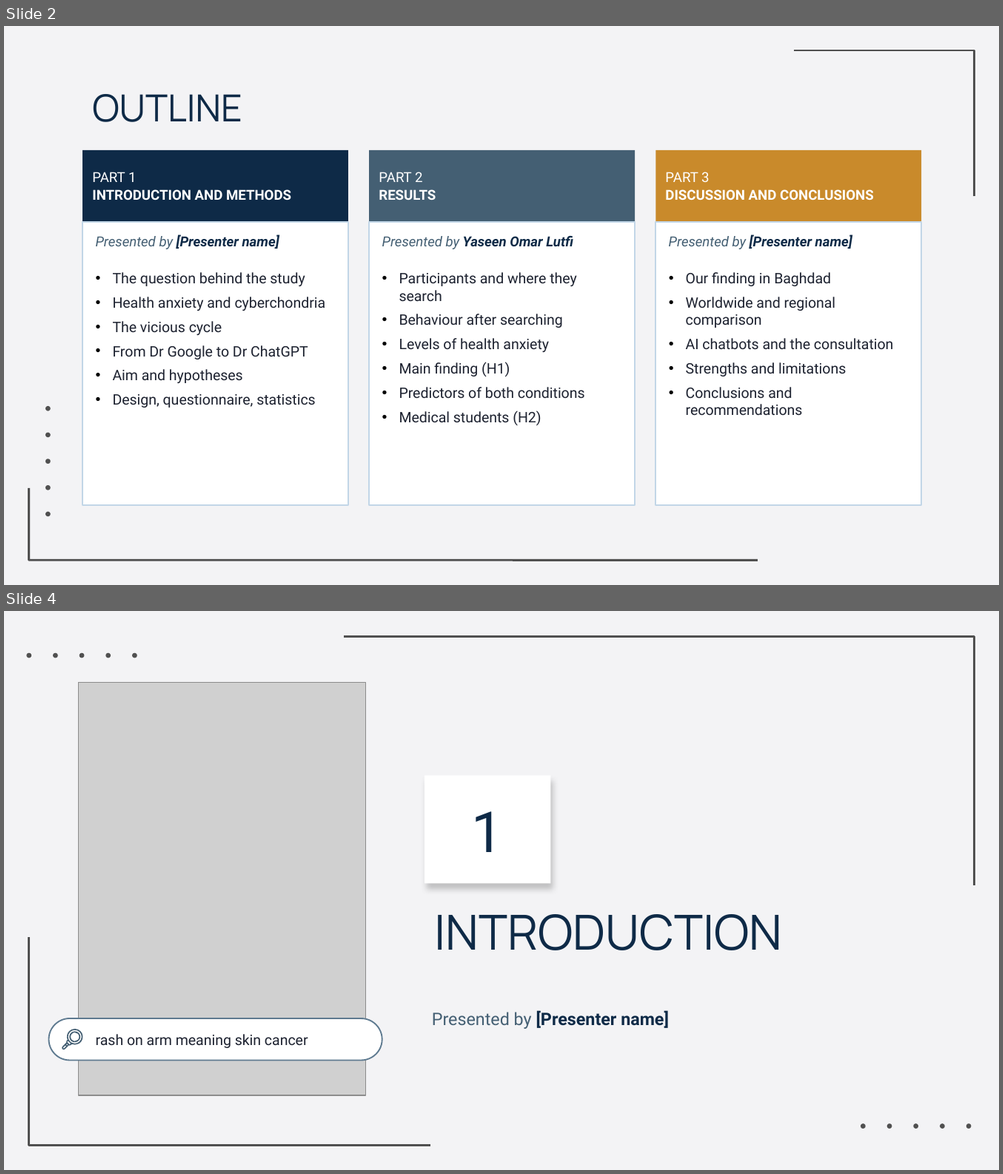
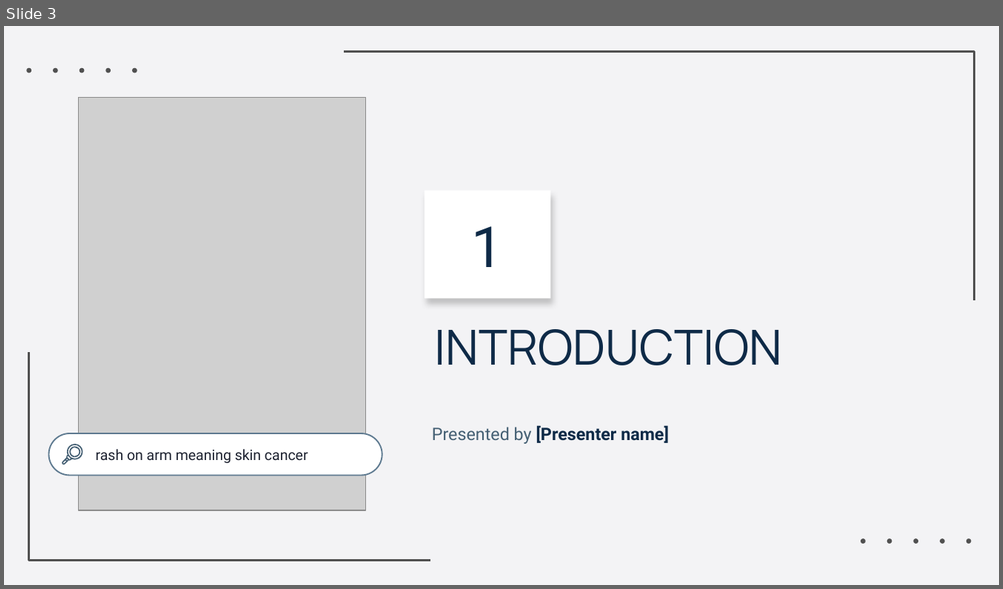
Before and after one commit to Yaseen279/History-Exam, a slide deck: research/output/study/slides/Defence_Final.pptx. Shown one above the other, each under a label of ours: slides 2 and 4 before the commit, slide 3 after it; the slides between them are not shown. The pictures are 1003x1174 and 1003x589 pixels, drawn with LibreOffice and Linux fonts; fonts in the diff are those of the drawing; grey boxes stand for pictures; background and template pictures are left out. Boxes give left, top, right and bottom in pixels: in the first picture for what was removed or moved away, otherwise in the second. Text is boxed around its words. In the diff, an @@ line names an element or a change of style, - is before the commit and + after.

```diff
--- a/research/output/study/slides/Defence_Final.pptx
+++ b/research/output/study/slides/Defence_Final.pptx
@@ slide 2 removed at [4, 26, 999, 585], background picture (left out) @@
@@ freeform shape removed at [794, 51, 973, 197] @@
@@ title removed at [92, 94, 242, 122] @@
-OUTLINE
@@ rectangle removed at [82, 150, 348, 222] @@
-PART 1
-INTRODUCTION AND METHODS
@@ rectangle removed at [369, 150, 634, 222] @@
-PART 2
-RESULTS
@@ rectangle removed at [655, 150, 921, 222] @@
-PART 3
-DISCUSSION AND CONCLUSIONS
@@ rectangle removed at [82, 222, 348, 506] @@
@@ rectangle removed at [369, 222, 634, 506] @@
@@ rectangle removed at [655, 222, 921, 506] @@
@@ text removed at [96, 235, 279, 249] @@
-Presented by [Presenter name]
@@ text removed at [382, 235, 573, 249] @@
-Presented by Yaseen Omar Lutfi
@@ text removed at [669, 235, 852, 249] @@
-Presented by [Presenter name]
@@ text removed at [113, 272, 326, 408] @@
-• The question behind the study
-• Health anxiety and cyberchondria
-• The vicious cycle
-• From Dr Google to Dr ChatGPT
-• Aim and hypotheses
-• Design, questionnaire, statistics
@@ text removed at [399, 272, 585, 426] @@
-• Participants and where they search
-• Behaviour after searching
-• Levels of health anxiety
-• Main finding (H1)
-• Predictors of both conditions
-• Medical students (H2)
@@ text removed at [686, 272, 893, 416] @@
-• Our finding in Baghdad
-• Worldwide and regional comparison
-• AI chatbots and the consultation
-• Strengths and limitations
-• Conclusions and recommendations
@@ freeform shape removed at [29, 488, 757, 561] @@
@@ group removed at [45, 406, 51, 517]: 5 ellipses @@
@@ what was slide 4 is now slide 3 @@
```
Also in this commit, not shown: 16 slides changed, 1 slide added, 2 other slides removed, 4 other files.
